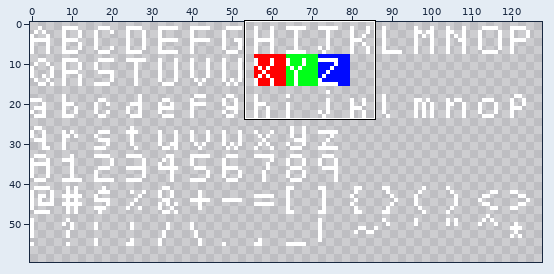
A pixel-art file gets an edit: res/texture/font.ase. Above: a wide view before the commit, with the close-up outlined.
Close-up. Earlier state:
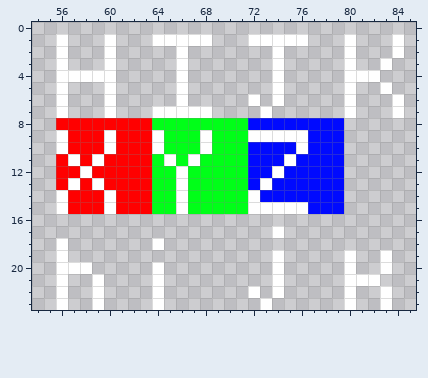
128x64 pixels, 1 frame. Shown: x 54..85, y 0..23. The wide view leaves out empty margins.
Now the later version:
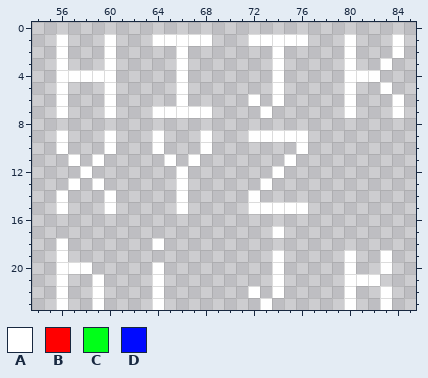
Palette (. is transparent): A #ffffff  B #ff0000  C #00ff18  D #000aff
Edits made:
The edit erases colour B in row 8 at x 56 to 63; in rows 9 to 10 at x 57 to 59 and 61 to 63; in row 11 at x 56, 58 and 60 to 63; in row 12 at x 56 to 57 and 59 to 63; in row 13 at x 56, 58 and 60 to 63; in rows 14 to 15 at x 57 to 59 and 61 to 63.
The edit erases colour C in row 8 at x 64 to 71; in rows 9 to 10 at x 65 to 67 and 69 to 71; in row 11 at x 64, 66 and 68 to 71; in rows 12 to 15 at x 64 to 65 and 67 to 71.
The edit erases colour D in row 8 at x 72 to 79; in row 9 at x 77 to 79; in row 10 at x 72 to 75 and 77 to 79; in row 11 at x 72 to 74 and 76 to 79; in row 12 at x 72 to 73 and 75 to 79; in row 13 at x 72 and 74 to 79.
The edit erases colour D in row 14 at x 73 to 79; in row 15 at x 77 to 79.
